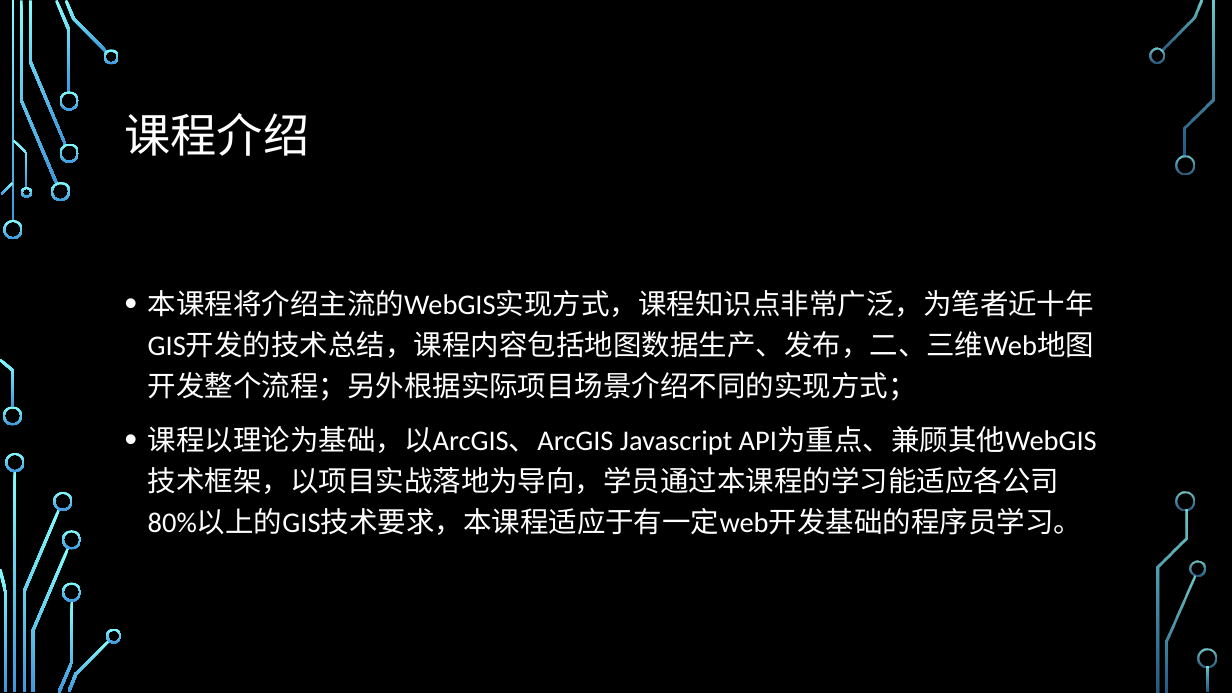
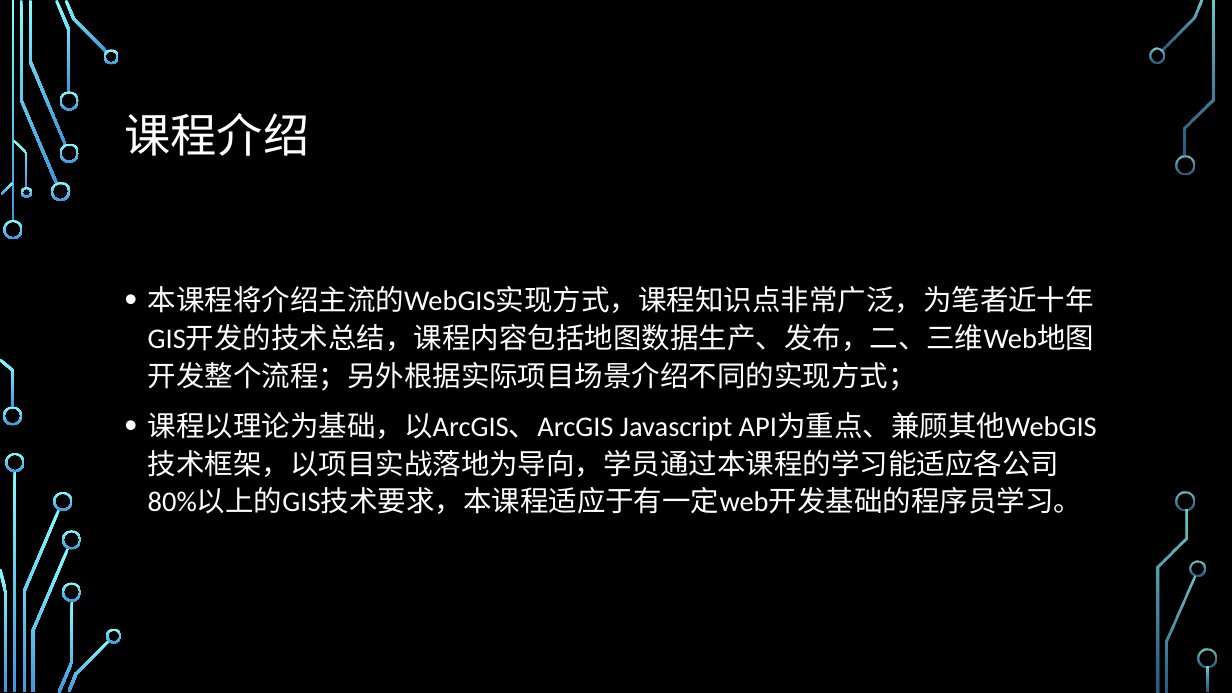
Before and after one commit to guojs/webgis, a slide deck: slide 3 of resource/WebGIS课程大纲.pptx. Drawn at 1232x693 pixels with LibreOffice and Linux fonts; fonts in the diff are those of the drawing; background and template pictures are left out. Boxes give left, top, right and bottom in pixels: in the first picture for what was removed or moved away, otherwise in the second. Text is boxed around its words. In the diff, an @@ line names an element or a change of style, - is before the commit and + after.

Commit message:
初始化课程目录

```diff
--- a/resource/WebGIS课程大纲.pptx
+++ b/resource/WebGIS课程大纲.pptx
@@ text "本课程将介绍主流的WebGIS实现方式，课程知识点非常广泛，为笔者近十年GIS开发的技术总结，课程内容包括地图数据生产、 ..." at [148,286,1097,514]: line spacing 1.2 to 1.1 @@
```
Also in this commit, not shown: 1 other slide changed, 1 slide added, 15 other files.
